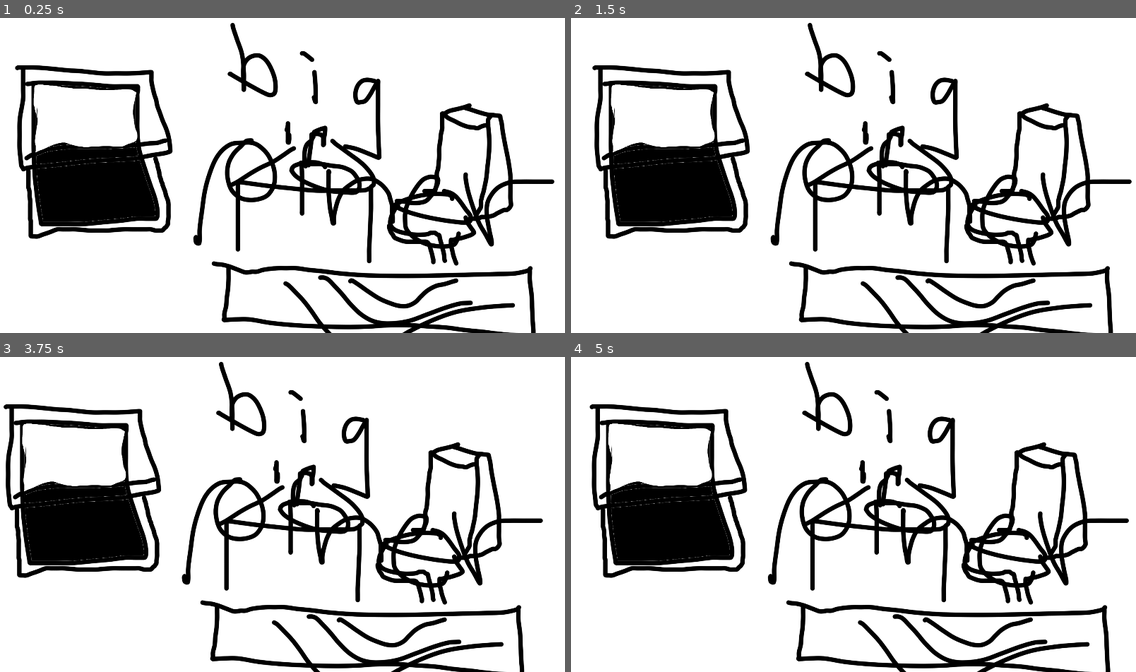
Above: before the commit, frames 1-4 (two rows, left to right).
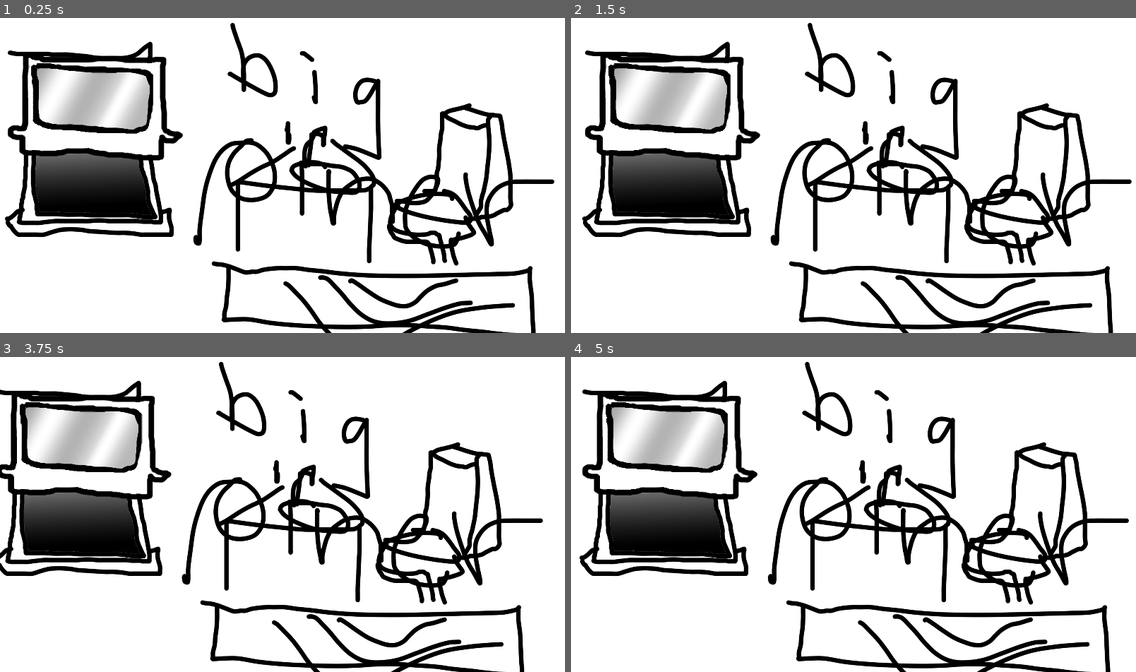
Above: after the commit, the same moments.

Repository: juppery/the-game-of-the-beach
Game: Godot game, scene res://scenes/nights/Night1.tscn
Same seed, same stepped clock (60 frames per second), same inputs: the game is played once before the commit and once after it.
Inputs (mouse positions are in pixels of both pictures, inside the frame that each line leads up to):
- Up to frame 1 (0.25 s): no input
- Up to frame 2 (1.5 s): move the mouse to (977, 159) at 0.52 s; tap Enter at 1.25 s; move the mouse to (740, 191) at 1.27 s
- Up to frame 3 (3.75 s): tap Space at 2, 3.5 s; move the mouse to (339, 442) at 2.02 s; tap Enter at 2.75 s; move the mouse to (254, 577) at 2.77 s; move the mouse to (452, 561) at 3.52 s
- Up to frame 4 (5 s): move the mouse to (684, 464) at 4.27 s

The runs differ from the first frame. In frame 1, 9.2% of the frame differs, in the area x 0-33%, y 7-71%; in frame 2, 9.3%, in the area x 2-34%, y 7-71%; in frame 3, 9.2%; in frame 4, 9.3%.

Commit message:
replaced some placeholders and removed code to make the window close
gonna work and making it actually move later

Diff:
--- a/scenes/nights/Night1.tscn
+++ b/scenes/nights/Night1.tscn
@@ -2,7 +2,7 @@
 
 [ext_resource path="res://assets/images/placeholders/noahviewPLACEHOLDER.png" type="Texture" id=1]
 [ext_resource path="res://scripts/noahpanningview.gd" type="Script" id=2]
-[ext_resource path="res://assets/images/placeholders/windowclosedPLACEHOLDER.png" type="Texture" id=3]
+[ext_resource path="res://assets/images/placeholders/windowslidePLACEHOLDER.png" type="Texture" id=3]
 [ext_resource path="res://scripts/windowclosed.gd" type="Script" id=4]
 
 [node name="Night1" type="Node2D"]
@@ -13,7 +13,6 @@
 script = ExtResource( 2 )
 
 [node name="window_closed_sprite" type="Sprite" parent="noahpanningview"]
-modulate = Color( 1, 1, 1, 0 )
 texture = ExtResource( 3 )
 script = ExtResource( 4 )
 
--- a/scripts/windowclosed.gd
+++ b/scripts/windowclosed.gd
@@ -16,8 +16,8 @@
 
 
 func _on_close_window_button_button_down():
-	window_closed_sprite.modulate.a = 255
+	pass
 
 
 func _on_close_window_button_button_up():
-	window_closed_sprite.modulate.a = 0
+	pass
Binary file changed: assets/images/placeholders/noahviewPLACEHOLDER.png
Binary file removed: assets/images/placeholders/windowclosedPLACEHOLDER.png
Binary file added: assets/images/placeholders/windowslidePLACEHOLDER.png
Not shown, changed: assets/images/placeholders/windowslidePLACEHOLDER.png.import
